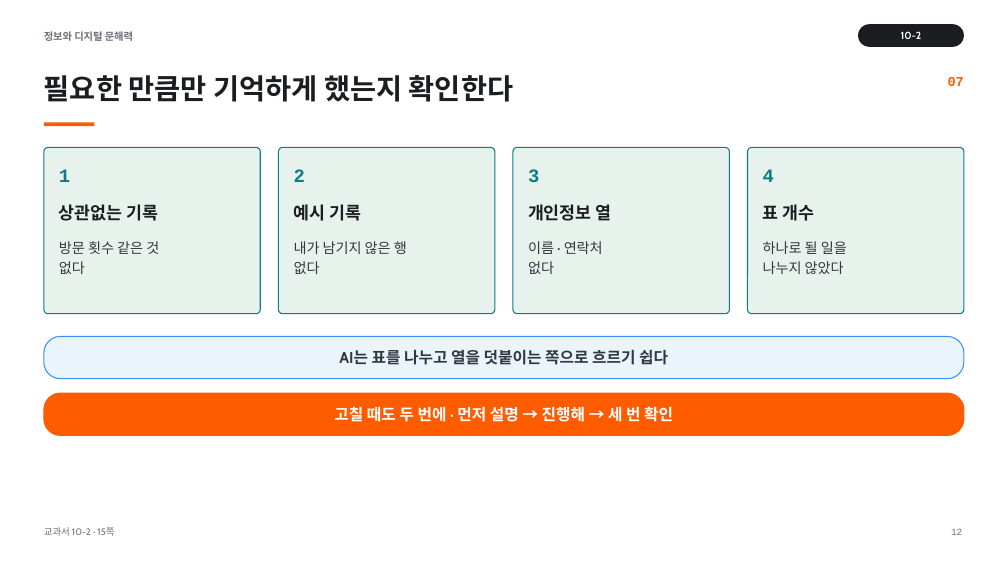
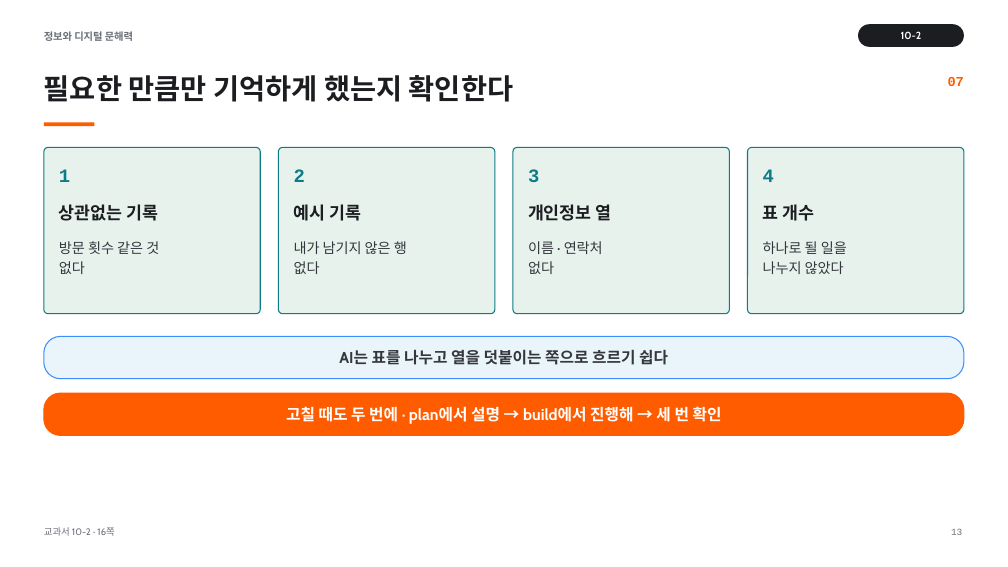
Before and after one commit to vcl-korea/2026-2nd-semester__jdh, a slide deck: slide 13 of 10/ppt/10-2_AI와_API·저장_연결하기.pptx (slide 12 before the commit). Drawn at 1008x567 pixels with LibreOffice and Linux fonts; fonts in the diff are those of the drawing. Boxes give left, top, right and bottom in pixels: in the first picture for what was removed or moved away, otherwise in the second. Text is boxed around its words. In the diff, an @@ line names an element or a change of style, - is before the commit and + after.

```diff
--- a/10/ppt/10-2_AI와_API·저장_연결하기.pptx
+++ b/10/ppt/10-2_AI와_API·저장_연결하기.pptx
@@ text at box(286, 406, 722, 424): text changed @@
-고칠 때도 두 번에 · 먼저 설명 → 진행해 → 세 번 확인
+고칠 때도 두 번에 · plan에서 설명 → build에서 진행해 → 세 번 확인
```
Also in this commit, not shown: 13 other slides changed, 1 slide added, 49 other files.
